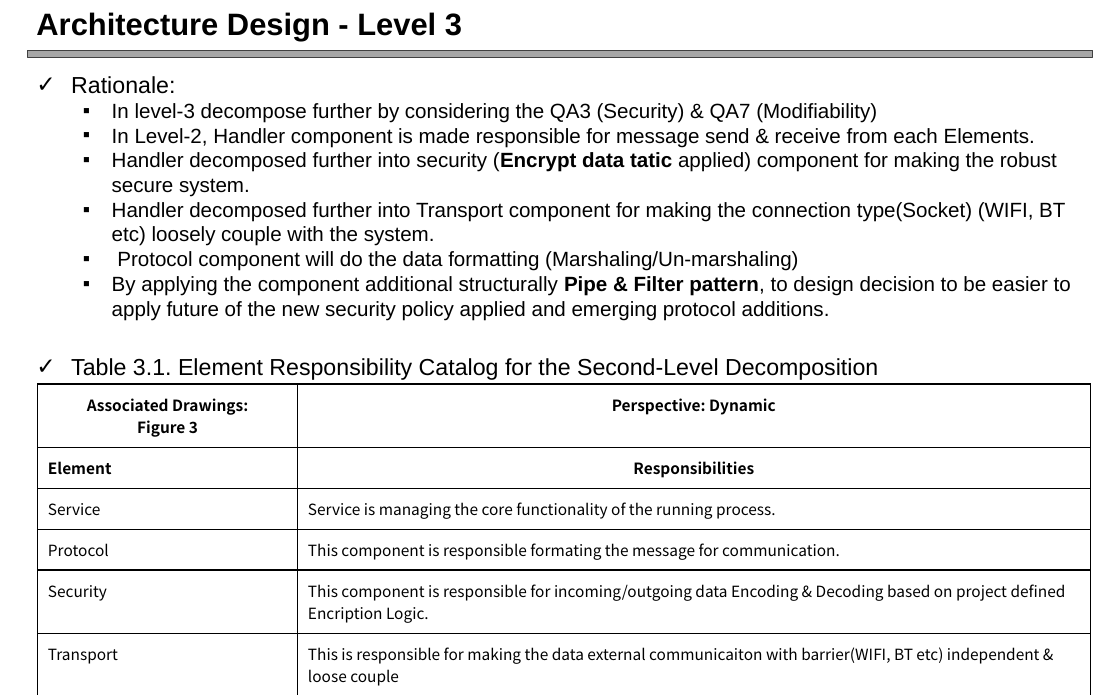
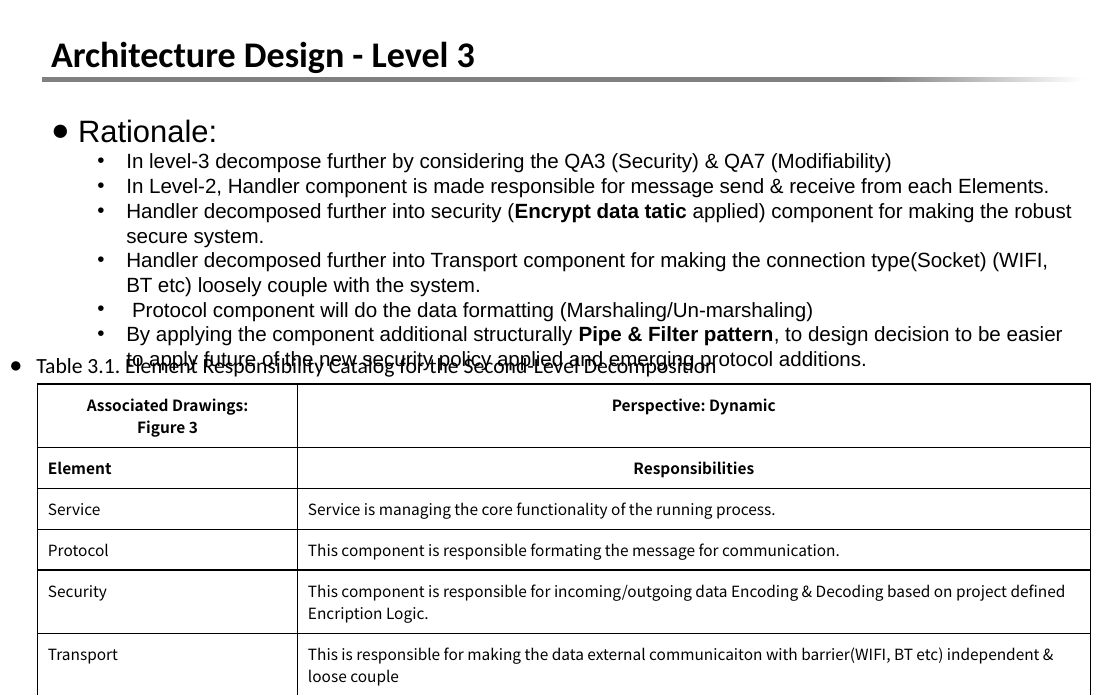
Before and after one commit to Youngsoo/iot-platform, a slide deck: slide 16 of Final_presentation_team5_v0.5.pptx. Drawn at 1120x695 pixels with LibreOffice and Linux fonts; fonts in the diff are those of the drawing. Boxes give left, top, right and bottom in pixels: in the first picture for what was removed or moved away, otherwise in the second. Text is boxed around its words. In the diff, an @@ line names an element or a change of style, - is before the commit and + after.

```diff
--- a/Final_presentation_team5_v0.5.pptx
+++ b/Final_presentation_team5_v0.5.pptx
@@ title "Architecture Design - Level 3" moved from (x1=36, y1=12, x2=462, y2=41) to (x1=51, y1=41, x2=475, y2=73) @@
@@ title "Architecture Design - Level 3" at (x1=51, y1=41, x2=475, y2=73): size 24 to 28 pt, font Arial to Calibri @@
@@ rectangle resized from (x1=27, y1=50, x2=1093, y2=57) to (x1=42, y1=27, x2=1093, y2=78) @@
@@ rectangle at (x1=42, y1=27, x2=1093, y2=78): fill #A6A6A6 to #FFFFFF; outline #404040 0.75 pt to none @@
@@ rectangle added at (x1=42, y1=78, x2=1086, y2=83), fill gradient #808080 to #FFFFFF @@
@@ text "Rationale:" moved from (x1=71, y1=76, x2=1071, y2=320) to (x1=78, y1=119, x2=1071, y2=371) @@
@@ text "Rationale:" at (x1=78, y1=119, x2=1071, y2=371): size 18 to 24 pt in "Rationale:"; bullet ✓ to ●; bullet ▪ to • @@
@@ text "Table 3.1. Element Responsibility Catalog ..." moved from (x1=71, y1=358, x2=878, y2=380) to (x1=36, y1=355, x2=717, y2=377) @@
@@ text "Table 3.1. Element Responsibility Catalog ..." at (x1=36, y1=355, x2=717, y2=377): size 18 to 16.8 pt, font Arial to Calibri; bullet ✓ to ● @@
```
Also in this commit, not shown: 58 other slides changed.
